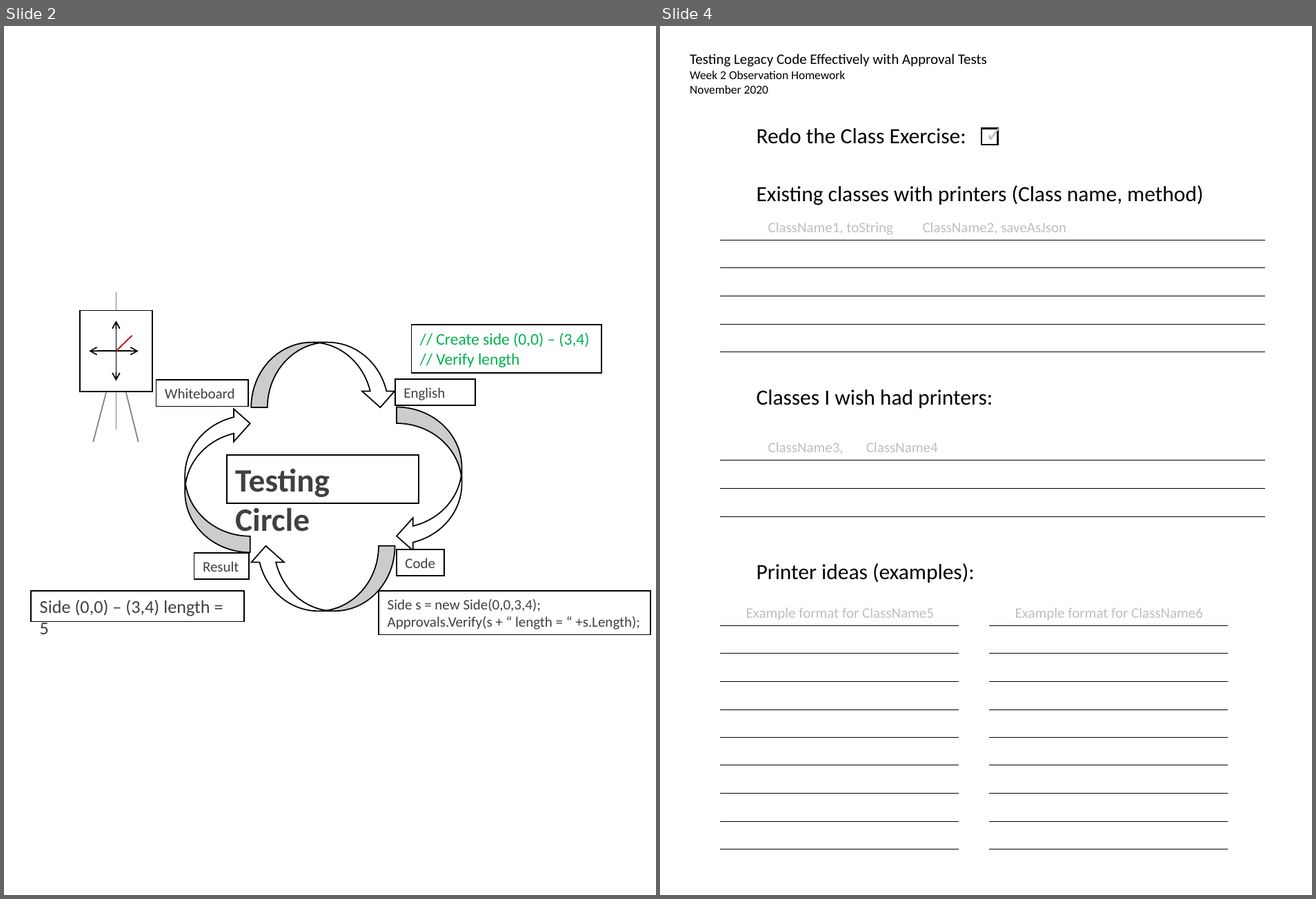
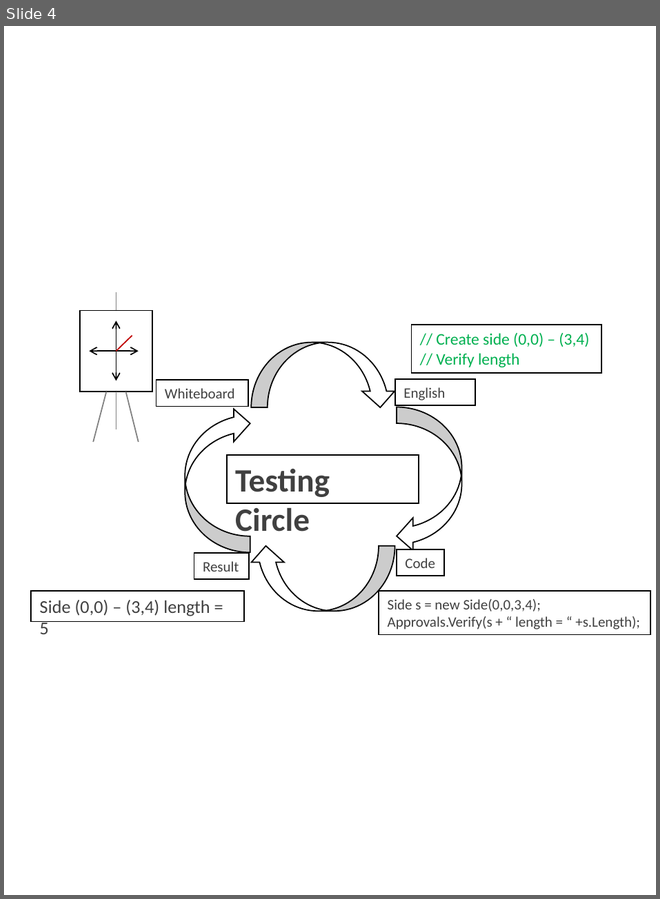
Before and after one commit to isidore/TestDrivenDevelopmentClass.Slides, a slide deck: Homework Printouts.pptx. Shown side by side, each under a label of ours: slides 2 and 4 before the commit, slide 4 after it; the slides between them are not shown. The pictures are 1316x899 and 660x899 pixels, drawn with LibreOffice and Linux fonts; fonts in the diff are those of the drawing. Boxes give left, top, right and bottom in pixels: in the first picture for what was removed or moved away, otherwise in the second. Text is boxed around its words. In the diff, an @@ line names an element or a change of style, - is before the commit and + after.

Commit message:
week 2

```diff
--- a/Homework Printouts.pptx
+++ b/Homework Printouts.pptx
@@ slide 4 removed at (660, 26, 1312, 895), background #FFFFFF @@
@@ text removed at (690, 54, 987, 94) @@
-Testing Legacy Code Effectively with Approval Tests
-Week 2 Observation Homework
-November 2020
@@ text removed at (757, 128, 966, 144) @@
-Redo the Class Exercise:
@@ text removed at (977, 116, 1024, 151) @@
-✓
@@ rectangle removed at (982, 129, 998, 145) @@
@@ text removed at (757, 185, 1203, 205) @@
-Existing classes with printers (Class name, method)
@@ group removed at (720, 223, 1265, 352): 5 lines, 1 text @@
-ClassName1, toString ClassName2, saveAsJson
@@ text removed at (757, 390, 993, 408) @@
-Classes I wish had printers:
@@ group removed at (720, 443, 1265, 517): 3 lines, 1 text @@
-ClassName3, ClassName4
@@ text removed at (757, 564, 975, 583) @@
-Printer ideas (examples):
@@ group removed at (720, 608, 959, 850): 10 lines, 1 text @@
-Example format for ClassName5
@@ group removed at (990, 608, 1229, 850): 10 lines, 1 text @@
-Example format for ClassName6
@@ what was slide 2 is now slide 4 @@
```
Also in this commit, not shown: 2 slides added, 2 other slides removed, 5 other files.
